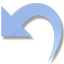
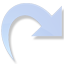
Comparing the layer stacks of the two 64x64 images. Changes:
showed "Redo disabled", opacity 50% → 30% over [1, 3, 62, 62]
hid "Undo disabled", opacity 50% → 30% over [1, 3, 62, 62]
